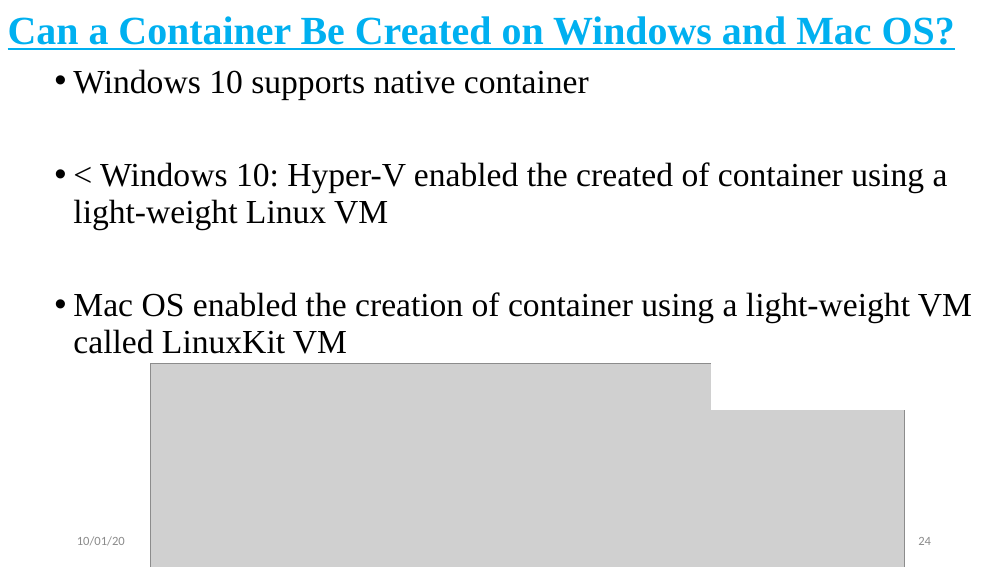
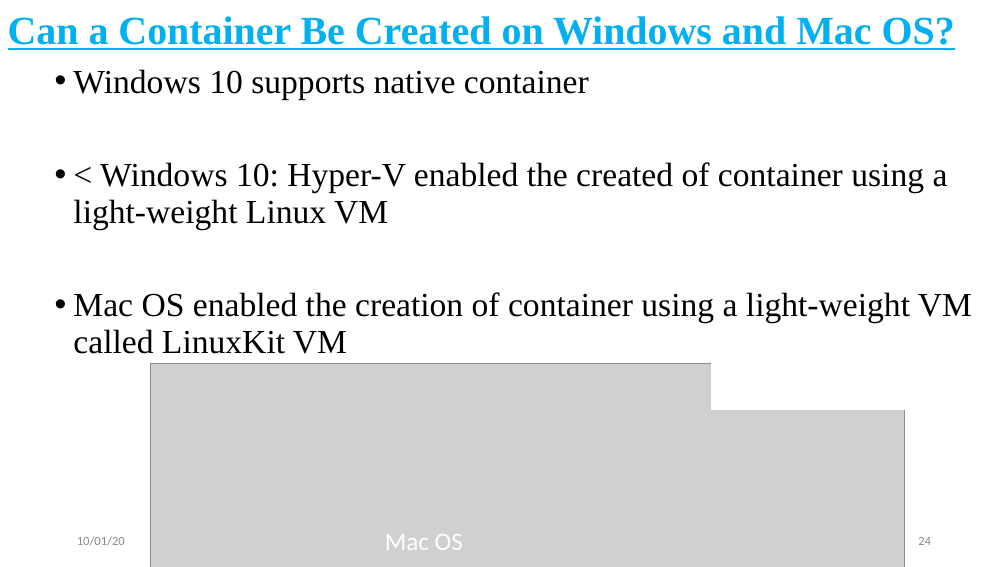
Before and after one commit to cendhu/container-namespaces, a slide deck: slide 24 of slides/containers-namespace-cgroups.pptx. Drawn at 1008x567 pixels with LibreOffice and Linux fonts; fonts in the diff are those of the drawing; grey boxes stand for pictures. Boxes give left, top, right and bottom in pixels: in the first picture for what was removed or moved away, otherwise in the second. Text is boxed around its words. In the diff, an @@ line names an element or a change of style, - is before the commit and + after.

```diff
--- a/slides/containers-namespace-cgroups.pptx
+++ b/slides/containers-namespace-cgroups.pptx
@@ text added at (385,534,463,550), 24 pt, text #FFFFFF @@
+Mac OS
```
Also in this commit, not shown: 3 other slides changed.
